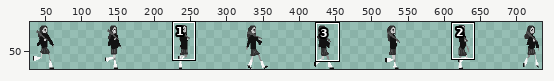
A sprite sheet gets an edit: assets/player/amenine/walk.png. Above: a wide view before the commit, with the close-up outlined.
Close-up. Before:
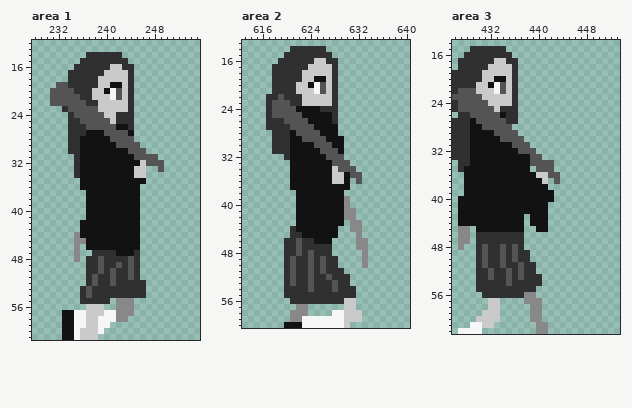
The file is 768x75 pixels. Shown: area 1: x 228..255, y 12..61; area 2: x 613..640, y 13..60; area 3: x 426..453, y 14..62. The wide view leaves out empty margins. The commit also changed other parts of the picture, which this record leaves out.
After the commit:
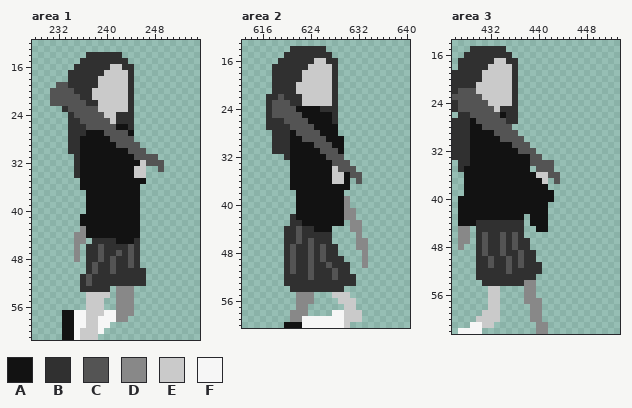
Palette (. is transparent): A #121212  B #303030  C #545454  D #888888  E #cacaca  F #f6f6f6
Change:
Changed rows in their new state; - is an unchanged pixel.
Area 1:
first column x 240:
19 -EE
20 EEE
21 -EE
first column x 236:
41 A----------
43 D----------
44 D----------
45 -.BBBB---B-
46 -BBCBBBBCB-
47 -B-C--CBC--
48 -----C-----
49 --CB-CB----
50 --CB----B-B
51 BCB--B--B-B
52 BCB--B-----
53 -B---.DDD..
54 .EEEE.DDD..
55 .EEE.------
Area 2:
first column x 624:
19 -EE
20 EEE
21 -EE
first column x 620:
42 -B----------
43 -BB---------
44 B-CBB---.---
45 B-CBBBBB.---
46 ----CBBB----
47 -CB-C-C-B---
48 -CB---C-B---
49 ---------B--
50 ------BC-BB-
51 ------B-C-B-
52 -B-----BC--B
53 -B--B---B--B
54 .---B---B-..
55 ..DDD...EEE.
56 -.DDD....E--
Area 3:
first column x 432:
20 -EE
21 EEE
22 -EE
first column x 430:
44 BBBBBBBB---
45 BBBBBBBB---
46 -C--C-C----
47 -C--C-C-B--
48 --------B--
49 ------BC-B-
50 -BC-BCBC-B-
51 -BC-BC----B
52 --B----B--B
53 --B--B-B--.
54 .----B--DD.
55 ..EE....DD-
56 -.EE....---
